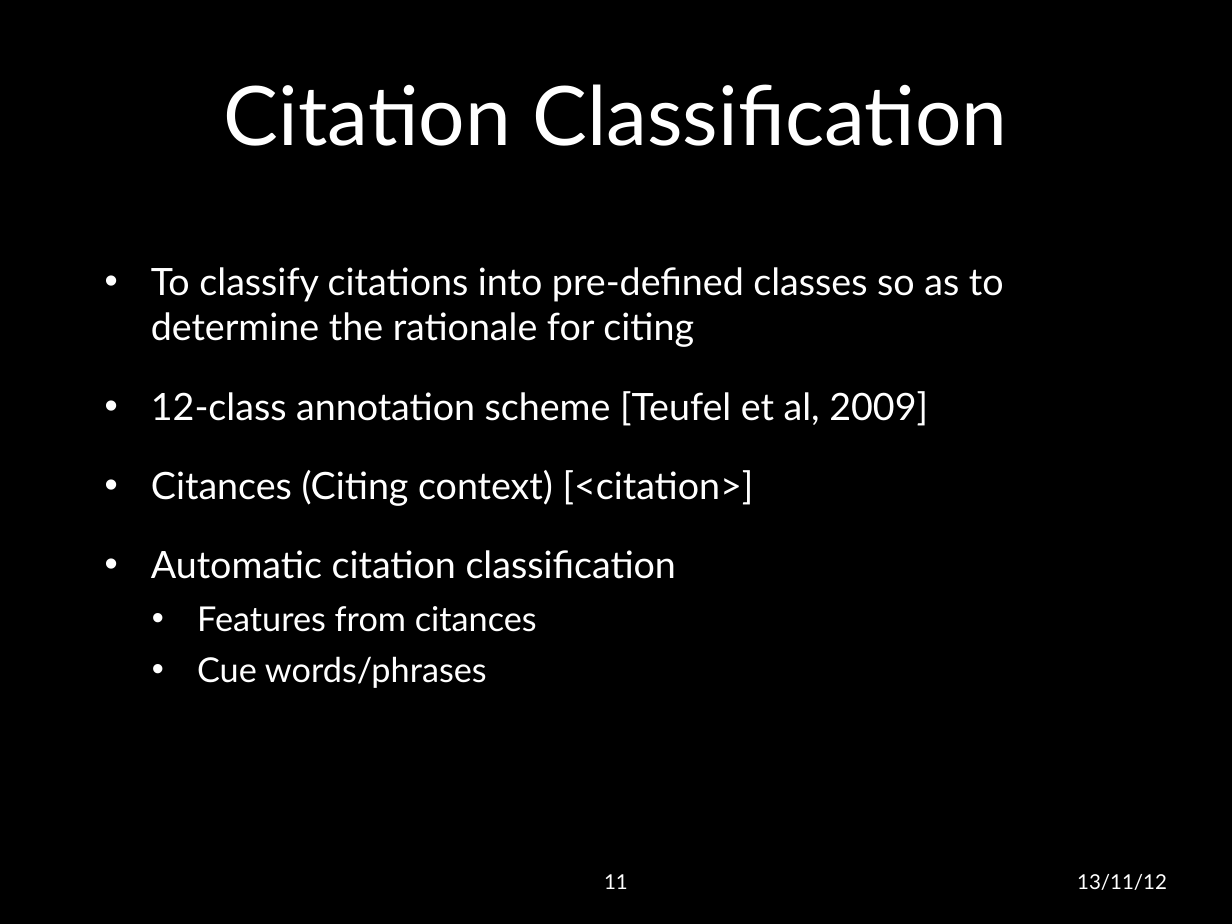
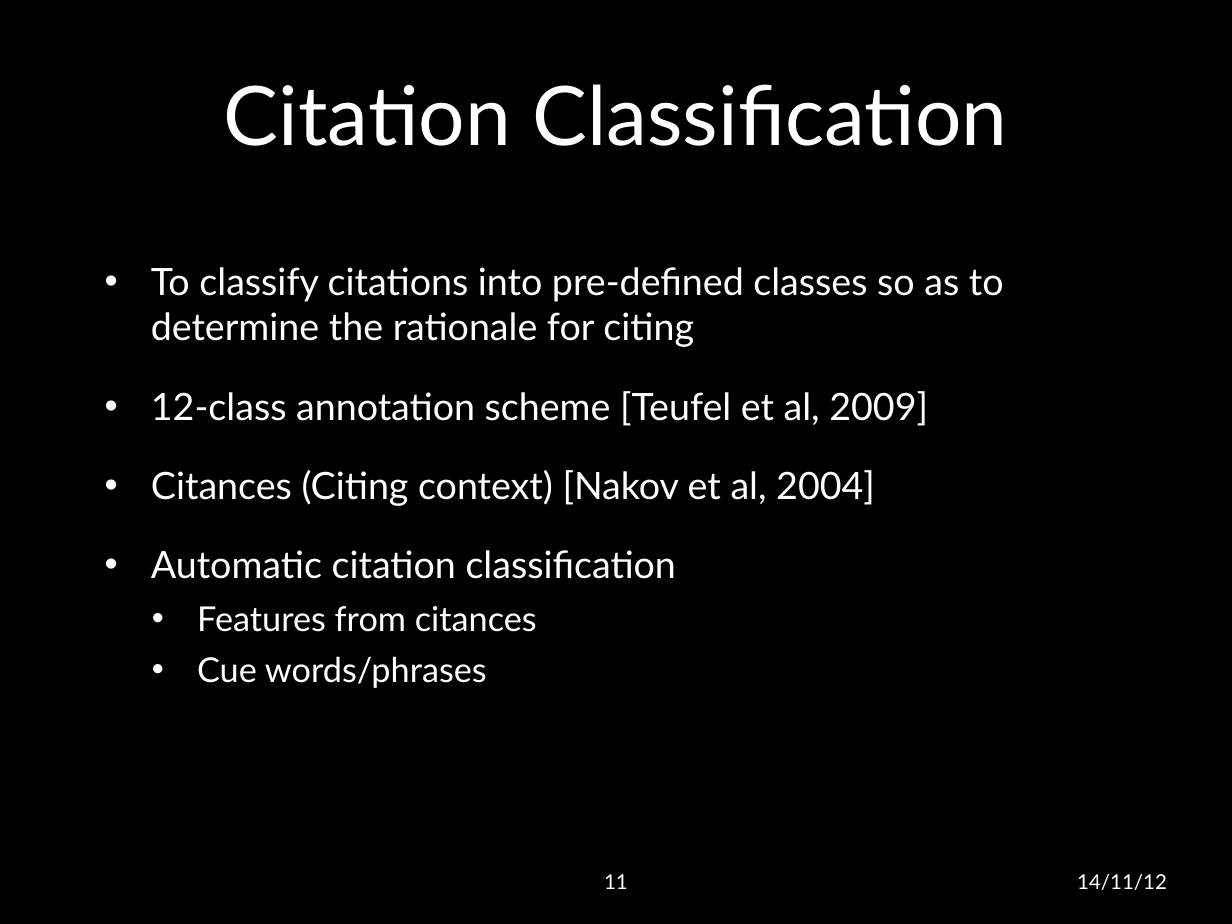
Before and after one commit to lwheng/fyp, a slide deck: slide 11 of presentation/final presentation.pptx. Drawn at 1232x924 pixels with LibreOffice and Linux fonts; fonts in the diff are those of the drawing; background and template pictures are left out. Boxes give left, top, right and bottom in pixels: in the first picture for what was removed or moved away, otherwise in the second. Text is boxed around its words. In the diff, an @@ line names an element or a change of style, - is before the commit and + after.

```diff
--- a/presentation/final presentation.pptx
+++ b/presentation/final presentation.pptx
@@ text at bbox=[151, 470, 875, 506]: text changed @@
-• Citances (Citing context) [<citation>]
+• Citances (Citing context) [Nakov et al, 2004]
@@ text at bbox=[1077, 874, 1167, 890]: text changed @@
-13/11/12
+14/11/12
```
Also in this commit, not shown: 62 other slides changed, 2 other files.
